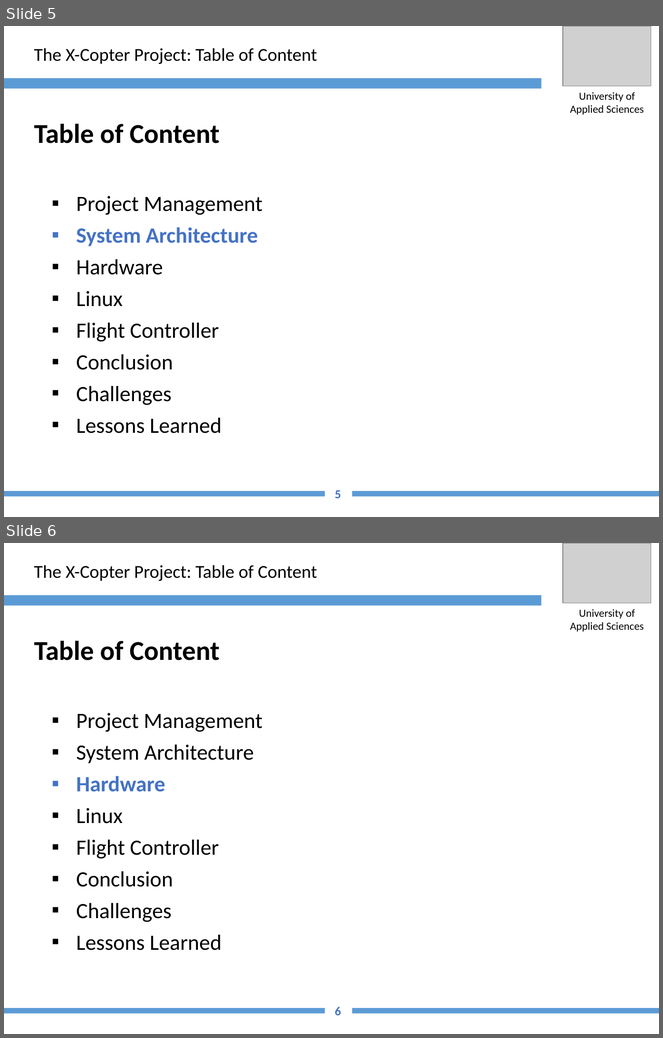
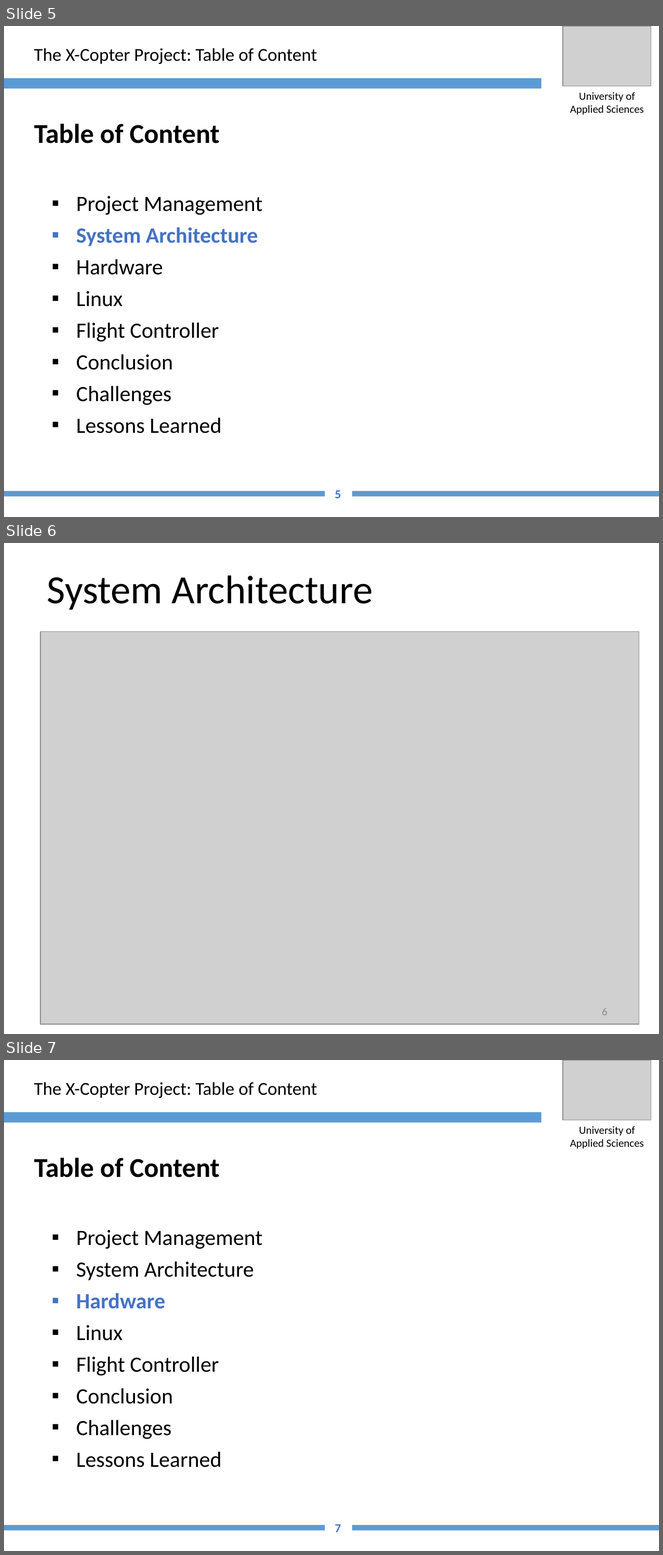
Before and after one commit to XCopter-HSU/XCopter, a slide deck: Final_Report/InFinalReportEinpflegen (Fuer Jan)/presentation_sample/sample_01.pptx. Shown one above the other, each under a label of ours: slides 5 and 6 before the commit, slides 5, 6 and 7 after it. The pictures are 663x1038 and 663x1555 pixels, drawn with LibreOffice and Linux fonts; fonts in the diff are those of the drawing; grey boxes stand for pictures; background and template pictures are left out. Boxes give left, top, right and bottom in pixels: in the first picture for what was removed or moved away, otherwise in the second. Text is boxed around its words. In the diff, an @@ line names an element or a change of style, - is before the commit and + after.

```diff
--- a/Final_Report/InFinalReportEinpflegen (Fuer Jan)/presentation_sample/sample_01.pptx
+++ b/Final_Report/InFinalReportEinpflegen (Fuer Jan)/presentation_sample/sample_01.pptx
@@ slide 6 added at bbox=[4, 543, 659, 1034], background #FFFFFF @@
@@ title added at bbox=[47, 575, 373, 610], 44 pt, text #000000 @@
+System Architecture
@@ picture added at bbox=[41, 631, 639, 1025] @@
@@ page number added at bbox=[602, 1008, 608, 1016], 12 pt, text #8C8C8C @@
+6
@@ what was slide 6 is now slide 7 @@
@@ page number at bbox=[335, 1524, 341, 1533]: text changed @@
-6
+7
```
Also in this commit, not shown: 1 other file.
